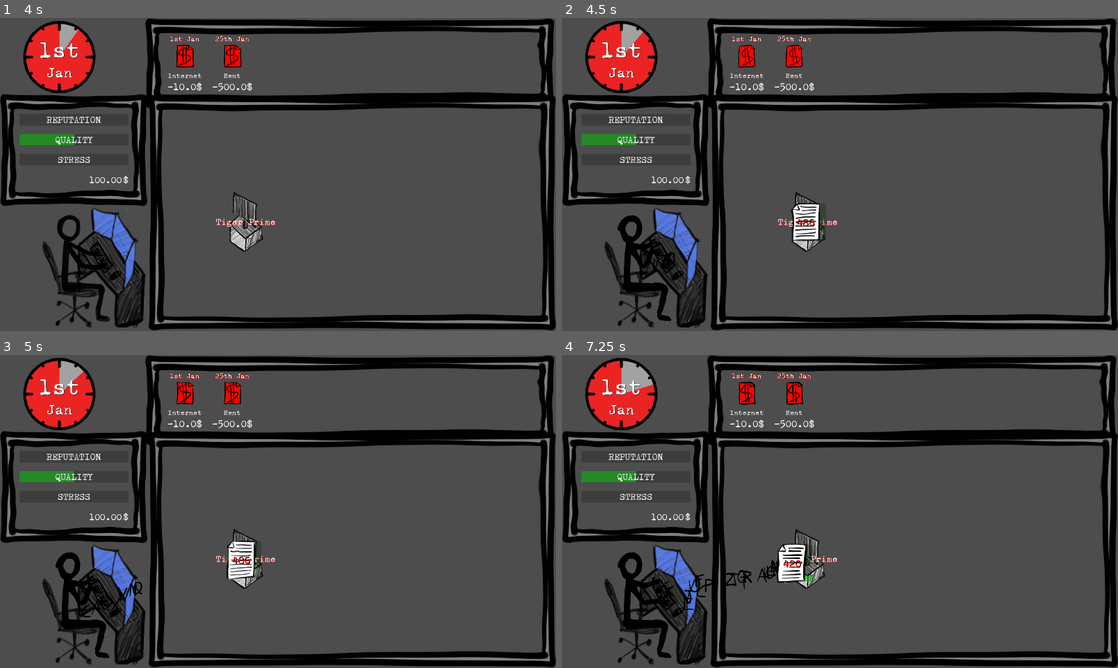
Above: before the commit, frames 1-4 (two rows, left to right).
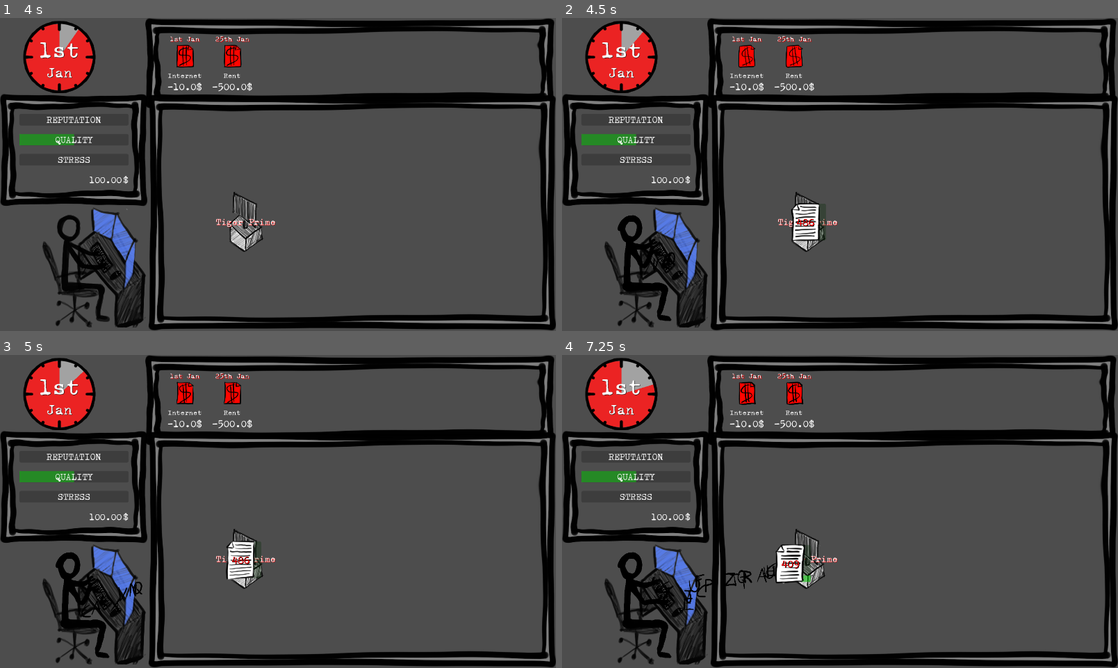
Above: after the commit, the same moments.

Repository: ildede/game-off-2025
Game: Godot game, scene res://scenes/ui/start_screen/start.tscn
The game is run twice, just before and just after one commit, with the same random seed, the same clock (stepped at 60 frames per second) and the same inputs.
Inputs (mouse positions are in pixels of both pictures, inside the frame that each line leads up to):
- Up to frame 1 (4 s): click "START" at 0.5 s; click "Accept" at 1.25 s; click (244, 221) at 2 s; click (244, 221) at 2.75 s; click (244, 221) at 3.5 s
- Up to frame 2 (4.5 s): move the mouse to (962, 158) at 4.27 s; click (962, 158) at 4.42 s
- Up to frame 3 (5 s): no input
- Up to frame 4 (7.25 s): drag from (728, 527) to (656, 605) at 5.02 s; move the mouse to (895, 442) at 5.77 s; click (895, 442) at 5.92 s; drag from (812, 574) to (706, 596) at 6.52 s

Frame 1 is identical in both runs. In frame 2, less than 0.1% of the frame differs, in the area x 41-47%, y 59-72%; in frame 3, 0.2%; in frame 4, 0.5%, in the area x 22-45%, y 60-82%.

Commit message:
fix: a task with deadline 1 day should not arrive after the end of the day

Diff:
--- a/scenes/game/entities/task/task.gd
+++ b/scenes/game/entities/task/task.gd
@@ -19,7 +19,11 @@
 	$ProgressBar.max_value = task_info.total_words
 	$ProgressBar.value = task_info.total_words - task_info.remaining_words
 	$Label.text = str(task_info.remaining_words)
-	total_time = Config.DAY_LENGHT_IN_SECONDS * (task_info.deadline_days)
+	if task_info.deadline_days == 1:
+		total_time = Global.game_clock.time_left
+	else:
+		total_time = Config.DAY_LENGHT_IN_SECONDS * (task_info.deadline_days)
+
 	running_time = Config.DAY_LENGHT_IN_SECONDS * (Global.game_state.current_day - task_info.assigned_on)
 
 
--- a/scenes/game/entities/task/task.tscn
+++ b/scenes/game/entities/task/task.tscn
@@ -71,7 +71,7 @@
 [node name="Sprite2D" type="AnimatedSprite2D" parent="CharacterBody2D"]
 sprite_frames = SubResource("SpriteFrames_cprfc")
 animation = &"deadline"
-frame_progress = 0.8962669
+frame_progress = 0.78176564
 
 [node name="CollisionShape2D" type="CollisionShape2D" parent="CharacterBody2D"]
 position = Vector2(0.714288, -0.7142869)
